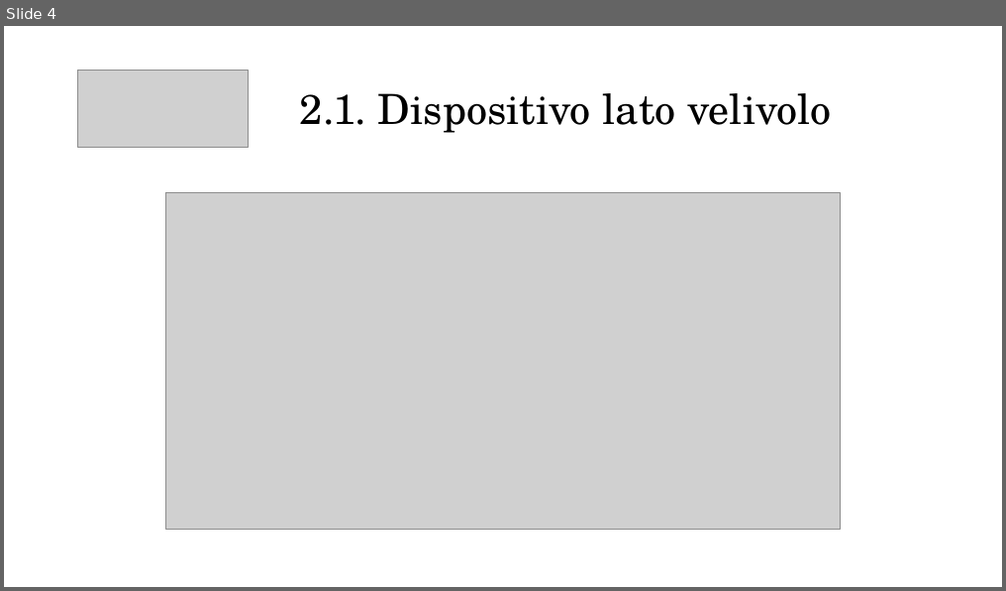
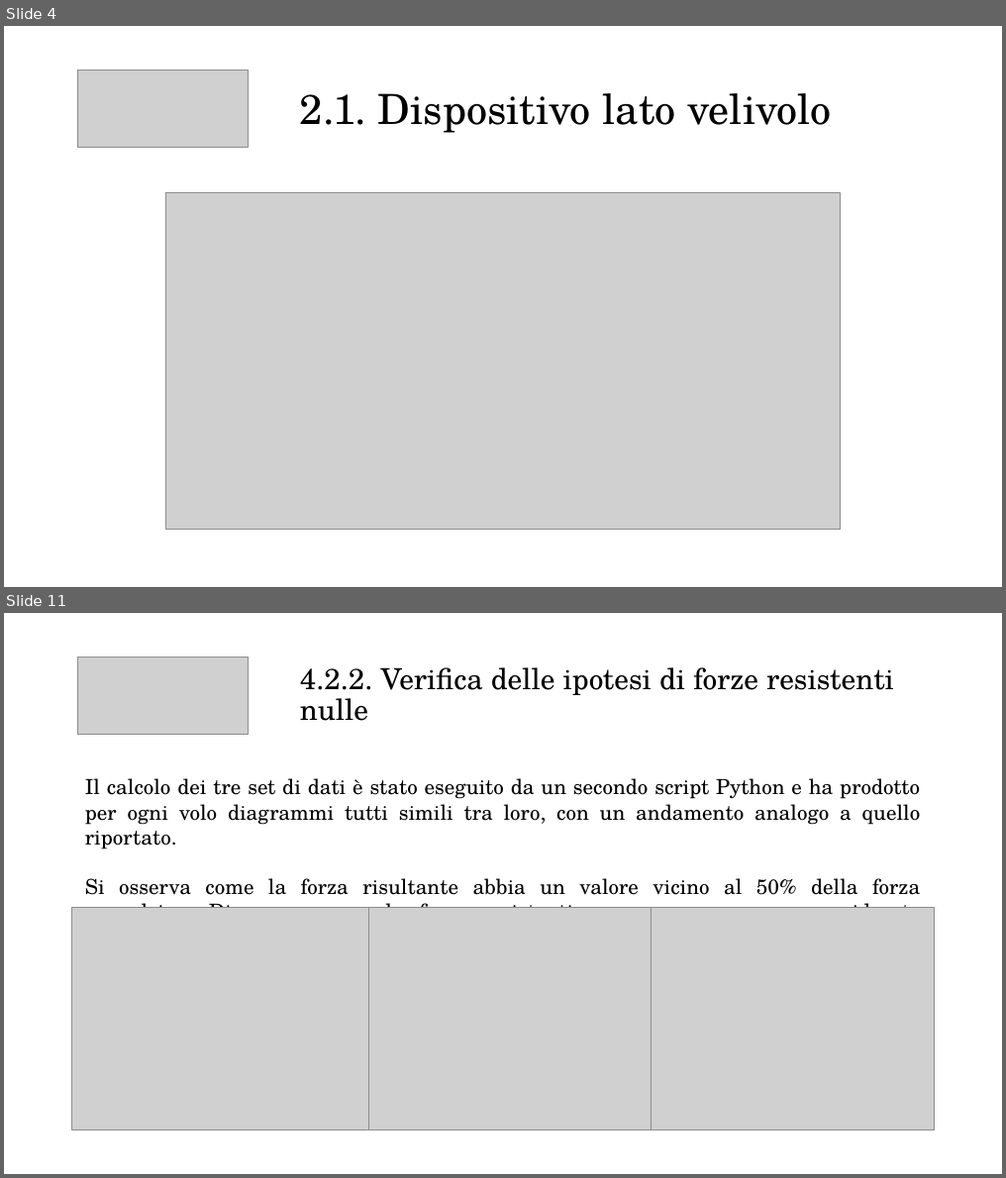
Before and after one commit to emanuele-cason/Tesi, a slide deck: Presentazione/Presentazione relazione.pptx. Shown one above the other, each under a label of ours: slide 4 before the commit, slides 4 and 11 after it; the slides between them are not shown. The pictures are 1006x591 and 1006x1178 pixels, drawn with LibreOffice and Linux fonts; fonts in the diff are those of the drawing; grey boxes stand for pictures. Boxes give left, top, right and bottom in pixels: in the first picture for what was removed or moved away, otherwise in the second. Text is boxed around its words. In the diff, an @@ line names an element or a change of style, - is before the commit and + after.

```diff
--- a/Presentazione/Presentazione relazione.pptx
+++ b/Presentazione/Presentazione relazione.pptx
@@ slide 11 added at [4,613,1002,1174], background #FFFFFF @@
@@ picture added at [77,658,248,735] @@
@@ text added at [300,667,894,721], 28 pt, text #000000 @@
+4.2.2. Verifica delle ipotesi di forze resistenti nulle
@@ text added at [85,778,921,908], 20 pt, text #000000 @@
+Il calcolo dei tre set di dati è stato eseguito da un secondo script Python e ha prodotto per ogni volo diagrammi tutti simili tra loro, con un andamento analogo a quello riportato.
+Si osserva come la forza risultante abbia un valore vicino al 50% della forza propulsiva. Di conseguenza le forze resistenti non possono essere considerate trascurabili.
@@ picture added at [72,908,368,1131] @@
@@ picture added at [355,908,651,1131] @@
@@ picture added at [638,908,935,1131] @@
```
Also in this commit, not shown: 3 slides changed, 5 other slides added, 4 other files.
